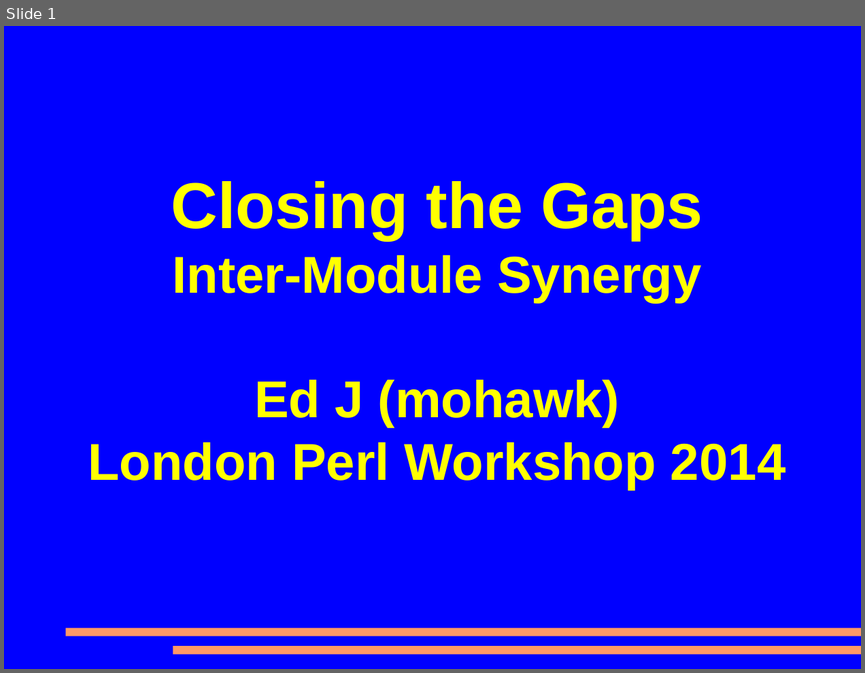
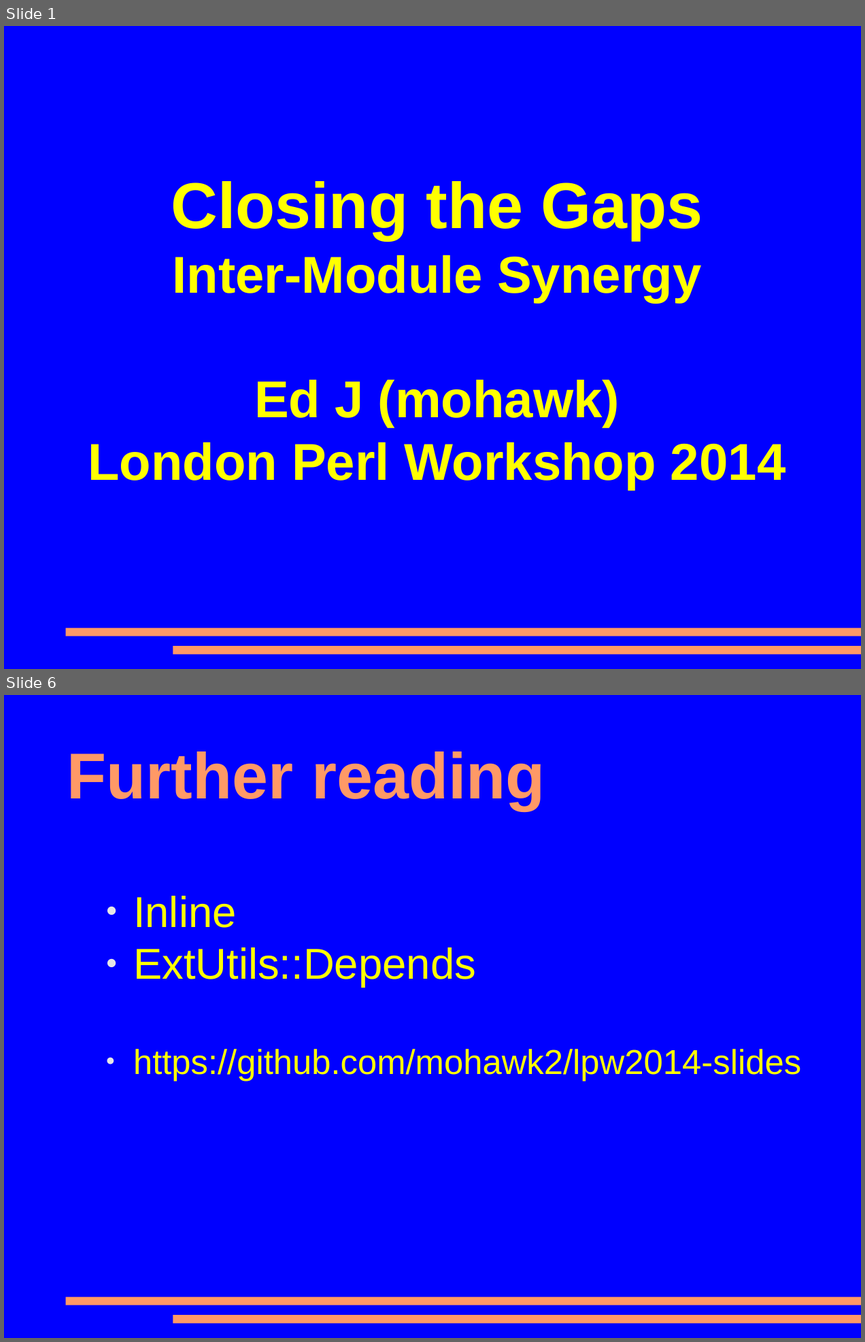
Before and after one commit to mohawk2/presentations, a slide deck: lpw2014-closinggaps.odp. Shown one above the other, each under a label of ours: slide 1 before the commit, slides 1 and 6 after it; the slides between them are not shown. The pictures are 865x673 and 865x1342 pixels, drawn with LibreOffice and Linux fonts; fonts in the diff are those of the drawing. Boxes give left, top, right and bottom in pixels: in the first picture for what was removed or moved away, otherwise in the second. Text is boxed around its words. In the diff, an @@ line names an element or a change of style, - is before the commit and + after.

```diff
--- a/lpw2014-closinggaps.odp
+++ b/lpw2014-closinggaps.odp
@@ slide 6 added at (4, 695, 861, 1338), background #0000FF; not listed: 2 template elements that a slide beside it also shows @@
@@ title added at (67, 751, 545, 810), 60 pt, text #FF9966, bold @@
+Further reading
@@ text added at (133, 896, 801, 1081), 32 pt, text #FFFF00 @@
+● Inline
+● ExtUtils::Depends
+● https://github.com/mohawk2/lpw2014-slides
```
Also in this commit, not shown: 1 slide changed, 2 other slides added, 1 slide removed.
